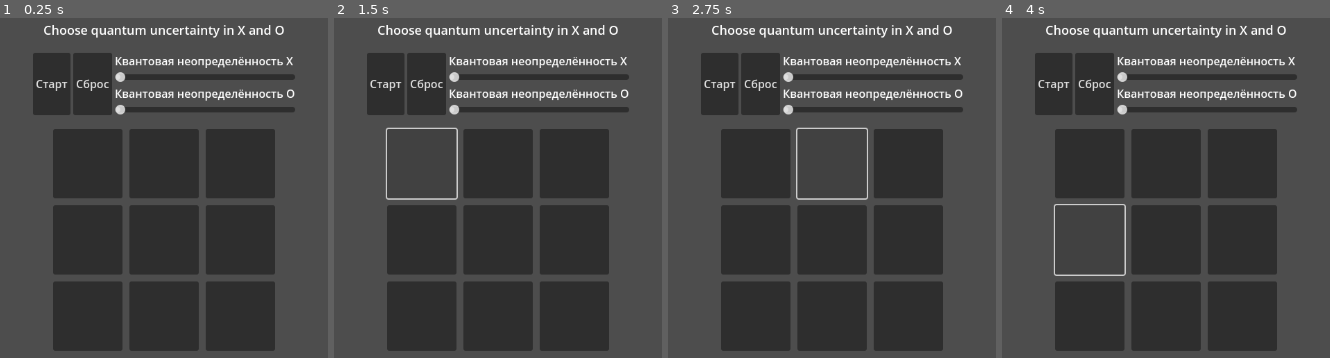
Above: before the commit, frames 1-4 (left to right).
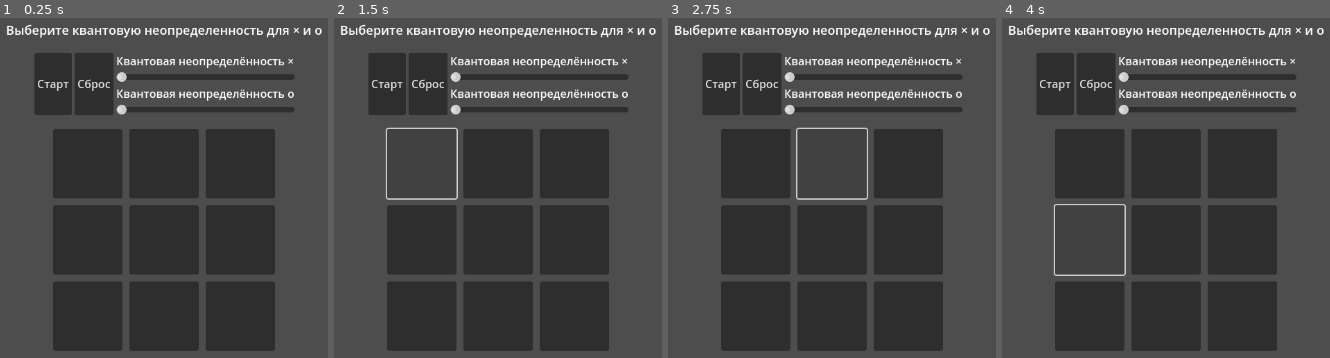
Above: after the commit, the same moments.

Repository: O4EHbKPYTON/TicTacToe
Game: Godot game, scene res://node.tscn
Same seed, same stepped clock (60 frames per second), same inputs: the game is played once before the commit and once after it.
Inputs (mouse positions are in pixels of both pictures, inside the frame that each line leads up to):
- Up to frame 1 (0.25 s): no input
- Up to frame 2 (1.5 s): click "Сброс" at 0.5 s; click (422, 164) at 1.27 s
- Up to frame 3 (2.75 s): click (832, 164) at 2.02 s
- Up to frame 4 (4 s): click (1241, 164) at 2.77 s; click (1090, 239) at 3.52 s

The runs differ from the first frame. In frame 1, 3.8% of the frame differs, in the area x 2-99%, y 1-29%; in frame 2, 3.8%; in frame 3, 3.8%; in frame 4, 3.8%.

Commit message:
Текстовые правки.

Diff:
--- a/Control.gd
+++ b/Control.gd
@@ -14,8 +14,8 @@
 var cells: Array[Button] = []
 var moves: Array[String] = []
 var game_started: bool = false
-var current_player: String = "X"
-var quantum_params: Dictionary = {"qX": 0.0, "qO": 0.0}
+var current_player: String = "×"
+var quantum_params: Dictionary = {"q×": 0.0, "qo": 0.0}
 
 func _ready() -> void:
 	for child in $MainVBox/GameGrid.get_children():
@@ -54,20 +54,20 @@
 	o_slider.value_changed.connect(_on_o_slider_changed)
 	http_request.request_completed.connect(_on_http_request_completed)
 
-	update_info_label("Choose quantum uncertainty in X and O")
+	update_info_label("Выберите квантовую неопределенность для × и o")
 
 func _on_start_button_pressed() -> void:
 	if not game_started:
 		game_started = true
-		current_player = "X"
-		update_info_label("X's move")
+		current_player = "×"
+		update_info_label("Ход ×")
 
 func _on_reset_button_pressed() -> void:
 	game_started = false
 	moves.clear()
-	current_player = "X"
-	quantum_params["qX"] = 0.0
-	quantum_params["qO"] = 0.0
+	current_player = "×"
+	quantum_params["q×"] = 0.0
+	quantum_params["qo"] = 0.0
 	x_slider.value = 0.0
 	o_slider.value = 0.0
 
@@ -75,15 +75,15 @@
 		button.text = ""
 		button.disabled = false
 
-	update_info_label("Choose quantum uncertainty in X and O")
+	update_info_label("Выберите квантовую неопределенность для × и o")
 
 func _on_x_slider_changed(value: float) -> void:
-	quantum_params["qX"] = value
-	update_info_label("Quantum uncertainty in X = %.1f" % value)
+	quantum_params["q×"] = value
+	update_info_label("Квантовая неопределенность в × = %.1f" % value)
 
 func _on_o_slider_changed(value: float) -> void:
-	quantum_params["qO"] = value
-	update_info_label("Quantum uncertainty in O = %.1f" % value)
+	quantum_params["qo"] = value
+	update_info_label("Квантовая неопределенность в o = %.1f" % value)
 
 func _on_cell_pressed(button: Button) -> void:
 	if not game_started or button.text != "":
@@ -91,7 +91,7 @@
 
 	var current_pressed_button = button
 
-	var power :float = 1.0 + quantum_params["qX"] if current_player == "X" else quantum_params["qO"]
+	var power :float = 1.0 + quantum_params["q×"] if current_player == "×" else quantum_params["qo"]
 
 	var request_data := {
 		"qubit_name": current_player,
@@ -109,19 +109,19 @@
 	http_request.request(SERVER_URL, headers, HTTPClient.METHOD_POST, json_string)
 
 func _on_http_request_completed(result: int, response_code: int, headers: PackedStringArray, body: PackedByteArray) -> void:
-	# Re-enable all buttons
+	# Повторное включение кнопки
 	for cell in cells:
 		cell.disabled = false
 
 	if result != HTTPRequest.RESULT_SUCCESS:
-		update_info_label("Error connecting to quantum server")
+		update_info_label("Ошибка подключения к run_quantum.py")
 		return
 
 	var json := JSON.new()
 	var parse_result := json.parse(body.get_string_from_utf8())
 
 	if parse_result != OK:
-		update_info_label("Error parsing quantum result")
+		update_info_label("Ошибка при анализе квантового результата")
 		return
 
 	var response_data: Dictionary = json.get_data()
@@ -131,7 +131,7 @@
 	if symbol.is_empty() or cell_index == -1:
 		print(cell_index)
 		print(symbol.is_empty())
-		update_info_label("Invalid quantum result")
+		update_info_label("Неверный квантовый результат")
 		return
 
 	# Находим кнопку по индексу
@@ -140,16 +140,16 @@
 		moves.append(symbol)
 
 		if check_win():
-			update_info_label("%s won the game!" % symbol)
+			update_info_label("%s выиграл игру!" % symbol)
 			game_started = false
 		elif moves.size() == BOARD_SIZE * BOARD_SIZE:
-			update_info_label("Draw!")
+			update_info_label("Ничья!")
 			game_started = false
 		else:
-			current_player = "O" if current_player == "X" else "X"
+			current_player = "o" if current_player == "×" else "×"
 			update_info_label("%s's move" % current_player)
 	else:
-		update_info_label("Invalid cell index")
+		update_info_label("Неверный индекс ячейки")
 
 func check_win() -> bool:
 	for row in range(BOARD_SIZE):
--- a/node.gd
+++ b/node.gd
@@ -72,7 +72,7 @@
 		return
 
 	# Determine which quantum parameter to use based on current player
-	var power : float = 1.0 + quantum_params["qX"] if current_player == "X" else quantum_params["qO"]
+	var power : float = 1.0 × quantum_params["qX"] if current_player == "X" else quantum_params["qO"]
 
 	# Prepare the quantum computation request
 	var request_data := {
@@ -148,12 +148,12 @@
 
 		var win := true
 		for col in range(1, BOARD_SIZE):
-			if cells[row * BOARD_SIZE + col].text != first:
-				win = false
-				break
-
-		if win:
-			highlight_winning_cells(range(row * BOARD_SIZE, (row + 1) * BOARD_SIZE))
+			if cells[row * BOARD_SIZE × col].text != first:
+				win = false
+				break
+
+		if win:
+			highlight_winning_cells(range(row * BOARD_SIZE, (row × 1) * BOARD_SIZE))
 			return true
 
 	# Check columns
@@ -164,7 +164,7 @@
 
 		var win := true
 		for row in range(1, BOARD_SIZE):
-			if cells[row * BOARD_SIZE + col].text != first:
+			if cells[row * BOARD_SIZE × col].text != first:
 				win = false
 				break
 
@@ -177,19 +177,19 @@
 	if first_diag != "":
 		var win := true
 		for i in range(1, BOARD_SIZE):
-			if cells[i * BOARD_SIZE + i].text != first_diag:
-				win = false
-				break
-
-		if win:
-			highlight_winning_cells(range(0, BOARD_SIZE * BOARD_SIZE, BOARD_SIZE + 1))
+			if cells[i * BOARD_SIZE × i].text != first_diag:
+				win = false
+				break
+
+		if win:
+			highlight_winning_cells(range(0, BOARD_SIZE * BOARD_SIZE, BOARD_SIZE × 1))
 			return true
 
 	var second_diag := cells[BOARD_SIZE - 1].text
 	if second_diag != "":
 		var win := true
 		for i in range(1, BOARD_SIZE):
-			if cells[i * BOARD_SIZE + (BOARD_SIZE - 1 - i)].text != second_diag:
+			if cells[i * BOARD_SIZE × (BOARD_SIZE - 1 - i)].text != second_diag:
 				win = false
 				break
 
--- a/node.tscn
+++ b/node.tscn
@@ -52,7 +52,7 @@
 
 [node name="XLabel" type="Label" parent="MainVBox/ControlPanel/QuantumPanel"]
 layout_mode = 2
-text = "Квантовая неопределённость X"
+text = "Квантовая неопределённость ×"
 
 [node name="XSlider" type="HSlider" parent="MainVBox/ControlPanel/QuantumPanel"]
 layout_mode = 2
@@ -61,7 +61,7 @@
 
 [node name="OLabel" type="Label" parent="MainVBox/ControlPanel/QuantumPanel"]
 layout_mode = 2
-text = "Квантовая неопределённость O"
+text = "Квантовая неопределённость o"
 
 [node name="OSlider" type="HSlider" parent="MainVBox/ControlPanel/QuantumPanel"]
 layout_mode = 2
